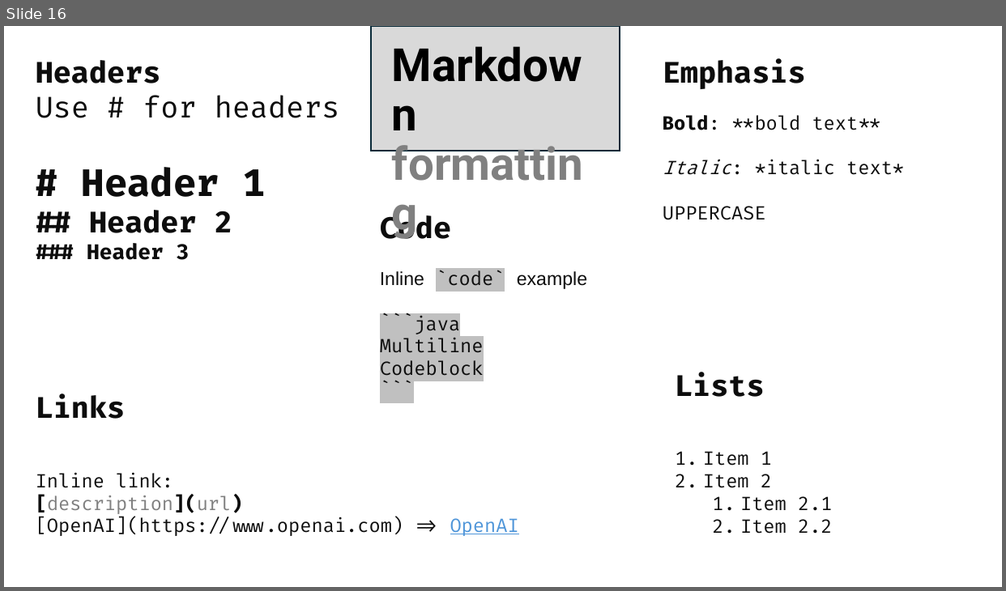
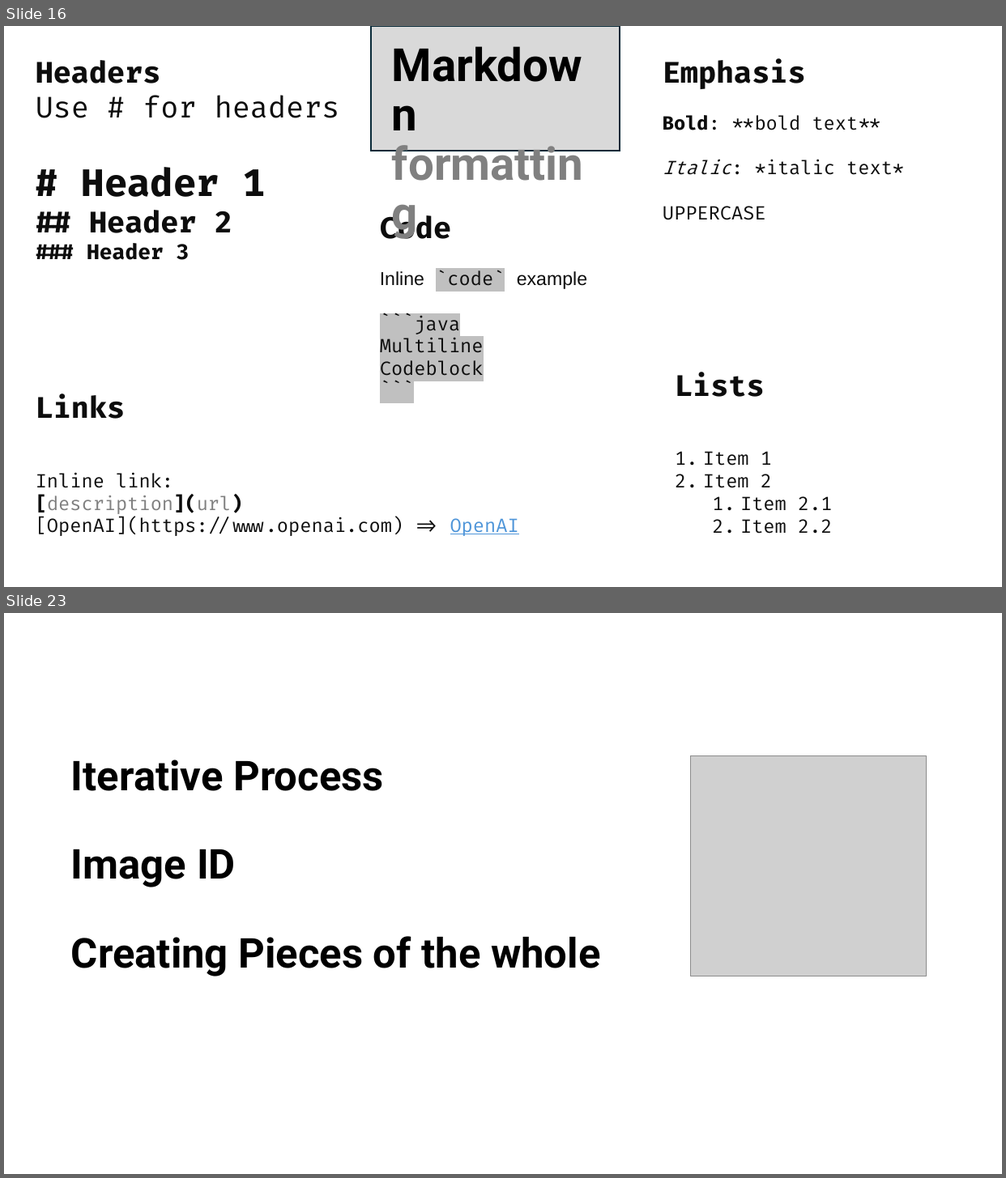
Before and after one commit to isidore/Talks, a slide deck: Slides/ChatGPT_Prompting.pptx. Shown one above the other, each under a label of ours: slide 16 before the commit, slides 16 and 23 after it; the slides between them are not shown. The pictures are 1006x591 and 1006x1178 pixels, drawn with LibreOffice and Linux fonts; fonts in the diff are those of the drawing; grey boxes stand for pictures. Boxes give left, top, right and bottom in pixels: in the first picture for what was removed or moved away, otherwise in the second. Text is boxed around its words. In the diff, an @@ line names an element or a change of style, - is before the commit and + after.

```diff
--- a/Slides/ChatGPT_Prompting.pptx
+++ b/Slides/ChatGPT_Prompting.pptx
@@ slide 23 added at (4, 613, 1002, 1174), background #FFFFFF @@
@@ picture added at (691, 756, 927, 977) @@
@@ title added at (71, 760, 600, 977), 39.6 pt, text #000000, bold @@
+Iterative Process
+Image ID
+Creating Pieces of the whole
```
Also in this commit, not shown: 7 other slides added, 1 slide removed.
